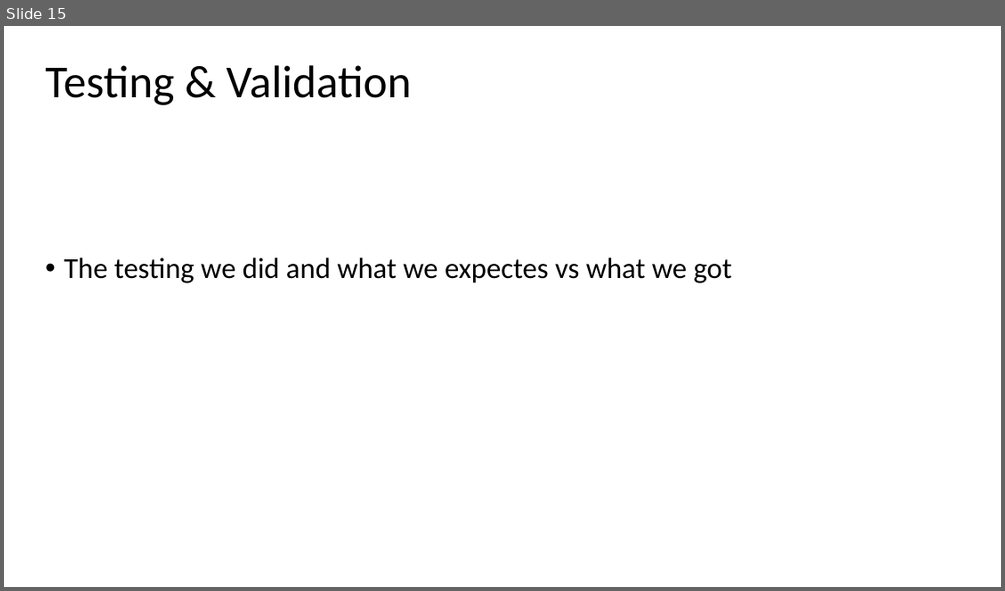
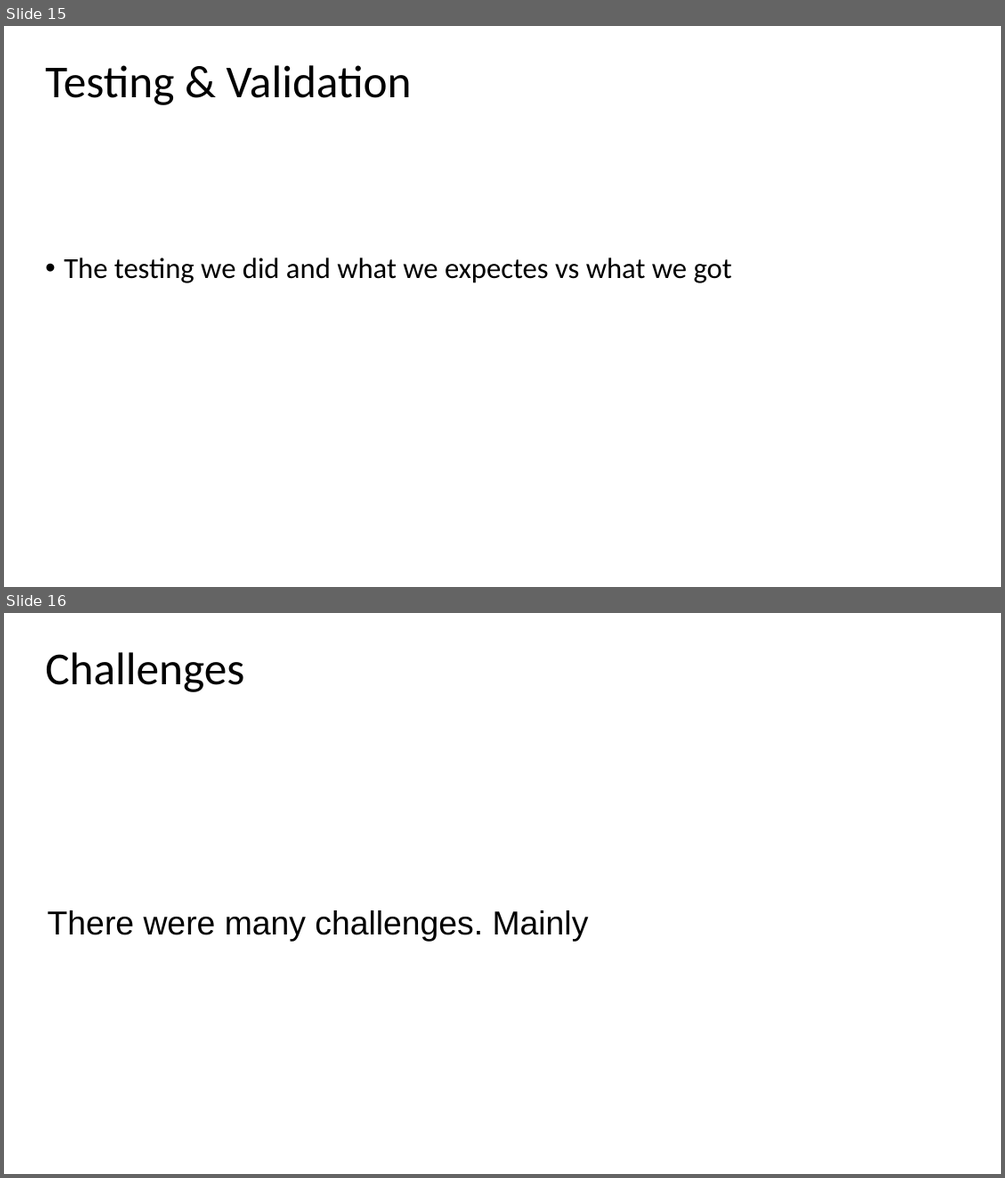
Before and after one commit to wallmenis/exercise, a slide deck: presentation/Presentation.pptx. Shown one above the other, each under a label of ours: slide 15 before the commit, slides 15 and 16 after it. The pictures are 1005x591 and 1005x1178 pixels, drawn with LibreOffice and Linux fonts; fonts in the diff are those of the drawing; background and template pictures are left out. Boxes give left, top, right and bottom in pixels: in the first picture for what was removed or moved away, otherwise in the second. Text is boxed around its words. In the diff, an @@ line names an element or a change of style, - is before the commit and + after.

```diff
--- a/presentation/Presentation.pptx
+++ b/presentation/Presentation.pptx
@@ slide 16 added at [4,613,1001,1174], background picture (left out) @@
@@ title added at [45,652,244,692], 44 pt, text #000000 @@
+Challenges
@@ subtitle added at [48,910,589,941], 32 pt, text #000000 @@
+There were many challenges. Mainly
```
Also in this commit, not shown: 6 slides changed, 4 other slides added, 5 slides removed, 1 other file.
